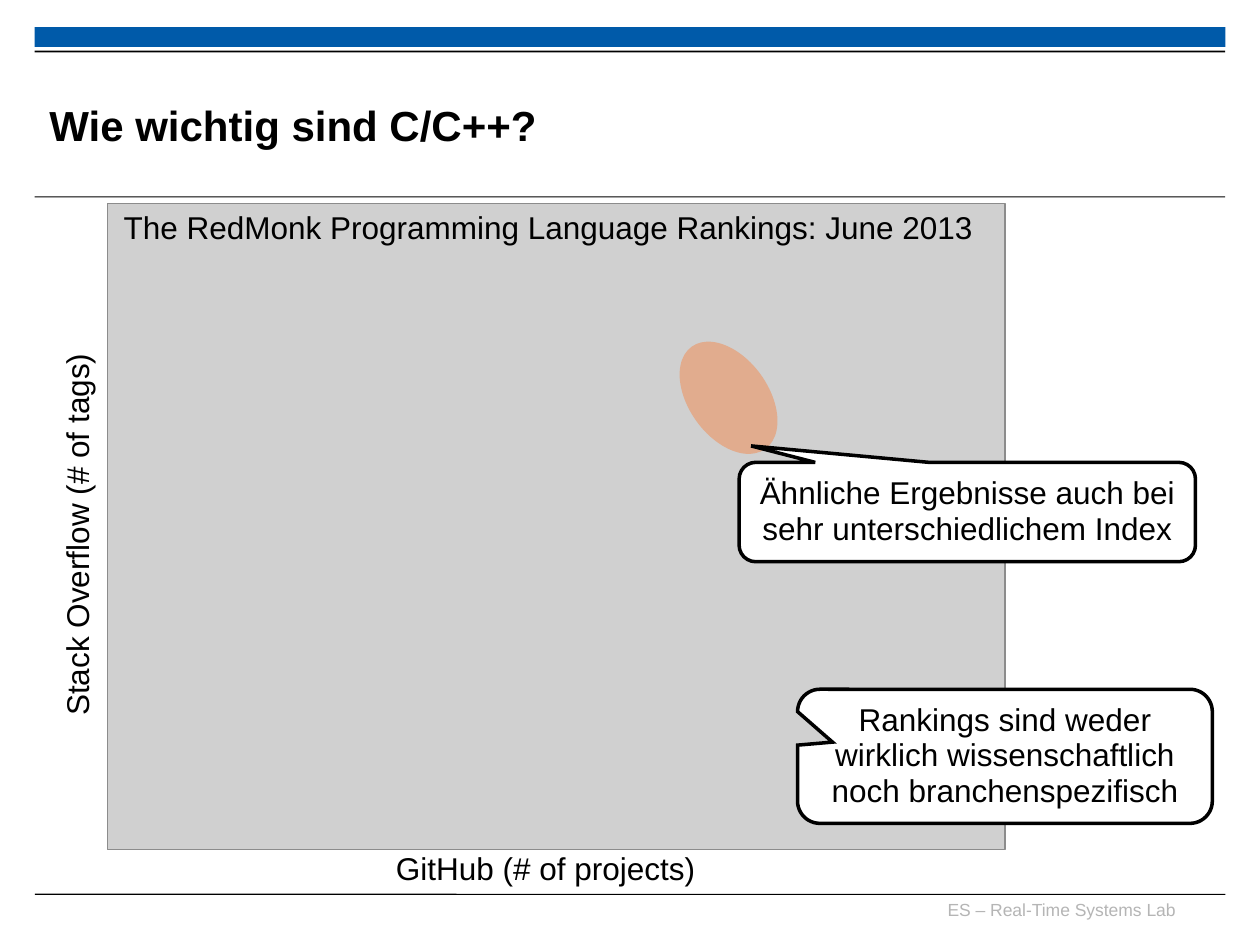
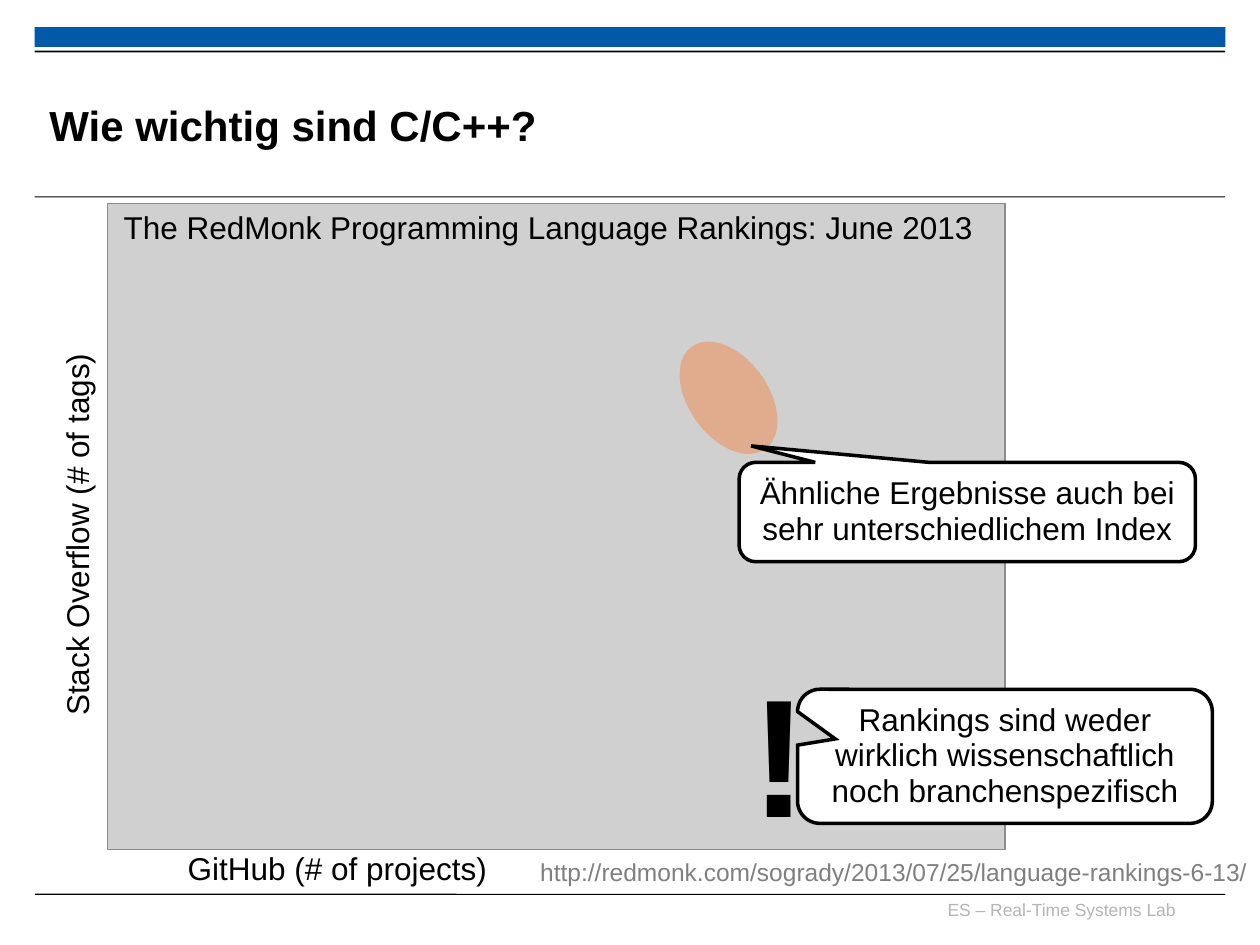
Before and after one commit to h82k/tud-cppp, a slide deck: slide 10 of Vorlesung/0 Organisatorisches_F6.ppt. Drawn at 1260x945 pixels with LibreOffice and Linux fonts; fonts in the diff are those of the drawing; grey boxes stand for pictures; background and template pictures are left out. Boxes give left, top, right and bottom in pixels: in the first picture for what was removed or moved away, otherwise in the second. Text is boxed around its words. In the diff, an @@ line names an element or a change of style, - is before the commit and + after.

```diff
--- a/Vorlesung/0 Organisatorisches_F6.ppt
+++ b/Vorlesung/0 Organisatorisches_F6.ppt
@@ text added at (x1=740, y1=662, x2=819, y2=862), 96 pt, text #000000, bold @@
+!
@@ rounded speech box "Rankings sind weder wirklich wissenschaftlich ..." at (x1=798, y1=689, x2=1212, y2=823): proportions changed @@
@@ text "GitHub (# of projects)" moved from (x1=396, y1=857, x2=695, y2=886) to (x1=188, y1=857, x2=487, y2=886) @@
@@ text added at (x1=540, y1=863, x2=1246, y2=886), 14 pt, text #7F7F7F @@
+http://redmonk.com/sogrady/2013/07/25/language-rankings-6-13/
```
Also in this commit, not shown: 7 other slides changed.
